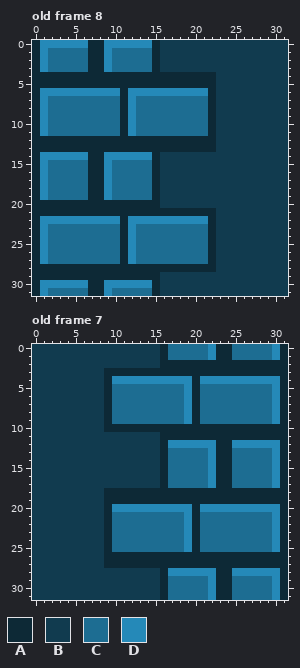
A pixel-art file gets an edit: TexM/MapM.aseprite. That is the earlier state.
32x32 pixels, 14 frames. Shown: old frame 8, old frame 7. The commit also changed other frames, which this record leaves out.
Visible layers, top first: "Layer 2", "Layer 1".
Palette (. is transparent): A #0d2936  B #113b4f  C #1d6d92  D #2589b8
Pixels before, old frame 8, first column x 0:
 0 ADDDDDDAADDDDDDABBBBBBBBBBBBBBBB
 1 ADCCCCCAADCCCCCABBBBBBBBBBBBBBBB
 2 ADCCCCCAADCCCCCABBBBBBBBBBBBBBBB
 3 ADCCCCCAADCCCCCABBBBBBBBBBBBBBBB
 4 AAAAAAAAAAAAAAAAAAAAAAABBBBBBBBB
 5 AAAAAAAAAAAAAAAAAAAAAAABBBBBBBBB
 6 ADDDDDDDDDDADDDDDDDDDDABBBBBBBBB
 7 ADCCCCCCCCCADCCCCCCCCCABBBBBBBBB
 8 ADCCCCCCCCCADCCCCCCCCCABBBBBBBBB
 9 ADCCCCCCCCCADCCCCCCCCCABBBBBBBBB
10 ADCCCCCCCCCADCCCCCCCCCABBBBBBBBB
11 ADCCCCCCCCCADCCCCCCCCCABBBBBBBBB
12 AAAAAAAAAAAAAAAAAAAAAAABBBBBBBBB
13 AAAAAAAAAAAAAAAAAAAAAAABBBBBBBBB
14 ADDDDDDAADDDDDDABBBBBBBBBBBBBBBB
15 ADCCCCCAADCCCCCABBBBBBBBBBBBBBBB
16 ADCCCCCAADCCCCCABBBBBBBBBBBBBBBB
17 ADCCCCCAADCCCCCABBBBBBBBBBBBBBBB
18 ADCCCCCAADCCCCCABBBBBBBBBBBBBBBB
19 ADCCCCCAADCCCCCABBBBBBBBBBBBBBBB
20 AAAAAAAAAAAAAAAABBBBBBBBBBBBBBBB
21 AAAAAAAAAAAAAAAAAAAAAAABBBBBBBBB
22 ADDDDDDDDDDADDDDDDDDDDABBBBBBBBB
23 ADCCCCCCCCCADCCCCCCCCCABBBBBBBBB
24 ADCCCCCCCCCADCCCCCCCCCABBBBBBBBB
25 ADCCCCCCCCCADCCCCCCCCCABBBBBBBBB
26 ADCCCCCCCCCADCCCCCCCCCABBBBBBBBB
27 ADCCCCCCCCCADCCCCCCCCCABBBBBBBBB
28 AAAAAAAAAAAAAAAAAAAAAAABBBBBBBBB
29 AAAAAAAAAAAAAAAABBBBBBBBBBBBBBBB
30 ADDDDDDAADDDDDDABBBBBBBBBBBBBBBB
31 ADCCCCCAADCCCCCABBBBBBBBBBBBBBBB
Pixels before, old frame 7, first column x 0:
 0 BBBBBBBBBBBBBBBBACCCCCDAACCCCCDA
 1 BBBBBBBBBBBBBBBBACCCCCDAACCCCCDA
 2 BBBBBBBBBBBBBBBBAAAAAAAAAAAAAAAA
 3 BBBBBBBBBAAAAAAAAAAAAAAAAAAAAAAA
 4 BBBBBBBBBADDDDDDDDDDADDDDDDDDDDA
 5 BBBBBBBBBACCCCCCCCCDACCCCCCCCCDA
 6 BBBBBBBBBACCCCCCCCCDACCCCCCCCCDA
 7 BBBBBBBBBACCCCCCCCCDACCCCCCCCCDA
 8 BBBBBBBBBACCCCCCCCCDACCCCCCCCCDA
 9 BBBBBBBBBACCCCCCCCCDACCCCCCCCCDA
10 BBBBBBBBBAAAAAAAAAAAAAAAAAAAAAAA
11 BBBBBBBBBBBBBBBBAAAAAAAAAAAAAAAA
12 BBBBBBBBBBBBBBBBADDDDDDAADDDDDDA
13 BBBBBBBBBBBBBBBBACCCCCDAACCCCCDA
14 BBBBBBBBBBBBBBBBACCCCCDAACCCCCDA
15 BBBBBBBBBBBBBBBBACCCCCDAACCCCCDA
16 BBBBBBBBBBBBBBBBACCCCCDAACCCCCDA
17 BBBBBBBBBBBBBBBBACCCCCDAACCCCCDA
18 BBBBBBBBBAAAAAAAAAAAAAAAAAAAAAAA
19 BBBBBBBBBAAAAAAAAAAAAAAAAAAAAAAA
20 BBBBBBBBBADDDDDDDDDDADDDDDDDDDDA
21 BBBBBBBBBACCCCCCCCCDACCCCCCCCCDA
22 BBBBBBBBBACCCCCCCCCDACCCCCCCCCDA
23 BBBBBBBBBACCCCCCCCCDACCCCCCCCCDA
24 BBBBBBBBBACCCCCCCCCDACCCCCCCCCDA
25 BBBBBBBBBACCCCCCCCCDACCCCCCCCCDA
26 BBBBBBBBBAAAAAAAAAAAAAAAAAAAAAAA
27 BBBBBBBBBAAAAAAAAAAAAAAAAAAAAAAA
28 BBBBBBBBBBBBBBBBADDDDDDAADDDDDDA
29 BBBBBBBBBBBBBBBBACCCCCDAACCCCCDA
30 BBBBBBBBBBBBBBBBACCCCCDAACCCCCDA
31 BBBBBBBBBBBBBBBBACCCCCDAACCCCCDA
And afterwards:
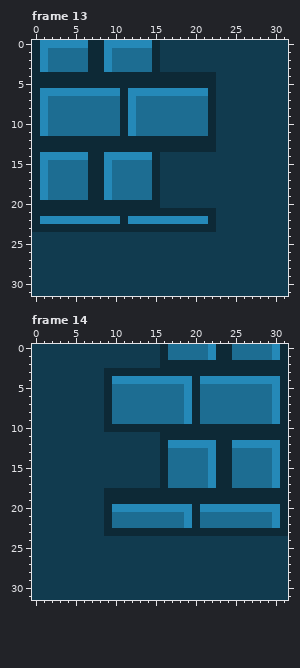
A new or re-ordered frame is compared with the old frame closest to it.
What changed:
{"change": "frames re-ordered"}
{"where": "frame 13 against old frame 8, layer \"Layer 1\""}
{"frame":13,"y":23,"x":1,"old":"DCCCCCCCCC","new":"AAAAAAAAAA"}
{"frame":13,"y":23,"x":12,"old":"DCCCCCCCCC","new":"AAAAAAAAAA"}
{"frame":13,"y":24,"x":0,"old":"ADCCCCCCCCCADCCCCCCCCCA","new":"BBBBBBBBBBBBBBBBBBBBBBB"}
{"frame":13,"y":25,"x":0,"old":"ADCCCCCCCCCADCCCCCCCCCA","new":"BBBBBBBBBBBBBBBBBBBBBBB"}
{"frame":13,"y":26,"x":0,"old":"ADCCCCCCCCCADCCCCCCCCCA","new":"BBBBBBBBBBBBBBBBBBBBBBB"}
{"frame":13,"y":27,"x":0,"old":"ADCCCCCCCCCADCCCCCCCCCA","new":"BBBBBBBBBBBBBBBBBBBBBBB"}
{"frame":13,"y":28,"x":0,"old":"AAAAAAAAAAAAAAAAAAAAAAA","new":"BBBBBBBBBBBBBBBBBBBBBBB"}
{"frame":13,"y":29,"x":0,"old":"AAAAAAAAAAAAAAAA","new":"BBBBBBBBBBBBBBBB"}
{"frame":13,"y":30,"x":0,"old":"ADDDDDDAADDDDDDA","new":"BBBBBBBBBBBBBBBB"}
{"frame":13,"y":31,"x":0,"old":"ADCCCCCAADCCCCCA","new":"BBBBBBBBBBBBBBBB"}
{"where": "frame 14 against old frame 7, layer \"Layer 1\""}
{"frame":14,"y":23,"x":10,"old":"CCCCCCCCCD","new":"AAAAAAAAAA"}
{"frame":14,"y":23,"x":21,"old":"CCCCCCCCCD","new":"AAAAAAAAAA"}
{"frame":14,"y":24,"x":9,"old":"ACCCCCCCCCDACCCCCCCCCDA","new":"BBBBBBBBBBBBBBBBBBBBBBB"}
{"frame":14,"y":25,"x":9,"old":"ACCCCCCCCCDACCCCCCCCCDA","new":"BBBBBBBBBBBBBBBBBBBBBBB"}
{"frame":14,"y":26,"x":9,"old":"AAAAAAAAAAAAAAAAAAAAAAA","new":"BBBBBBBBBBBBBBBBBBBBBBB"}
{"frame":14,"y":27,"x":9,"old":"AAAAAAAAAAAAAAAAAAAAAAA","new":"BBBBBBBBBBBBBBBBBBBBBBB"}
{"frame":14,"y":28,"x":16,"old":"ADDDDDDAADDDDDDA","new":"BBBBBBBBBBBBBBBB"}
{"frame":14,"y":29,"x":16,"old":"ACCCCCDAACCCCCDA","new":"BBBBBBBBBBBBBBBB"}
{"frame":14,"y":30,"x":16,"old":"ACCCCCDAACCCCCDA","new":"BBBBBBBBBBBBBBBB"}
{"frame":14,"y":31,"x":16,"old":"ACCCCCDAACCCCCDA","new":"BBBBBBBBBBBBBBBB"}
{"label":"changed","picture_box":[32,224,216,296]}
{"label":"changed","picture_box":[104,528,288,600]}
